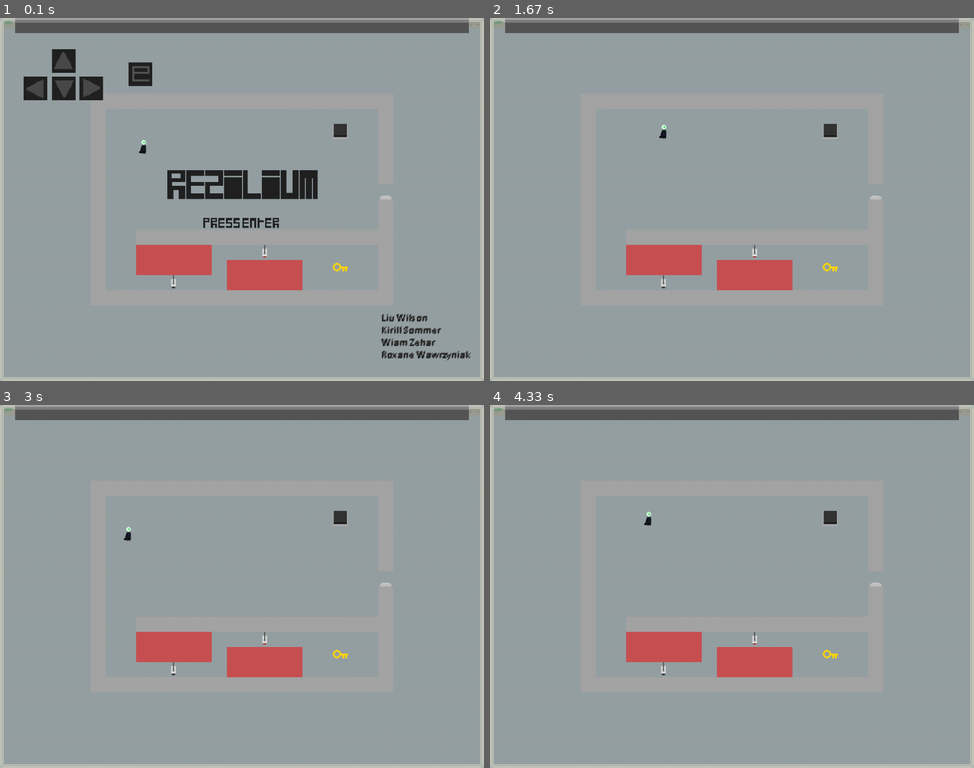
Above: before the commit, frames 1-4 (two rows, left to right).
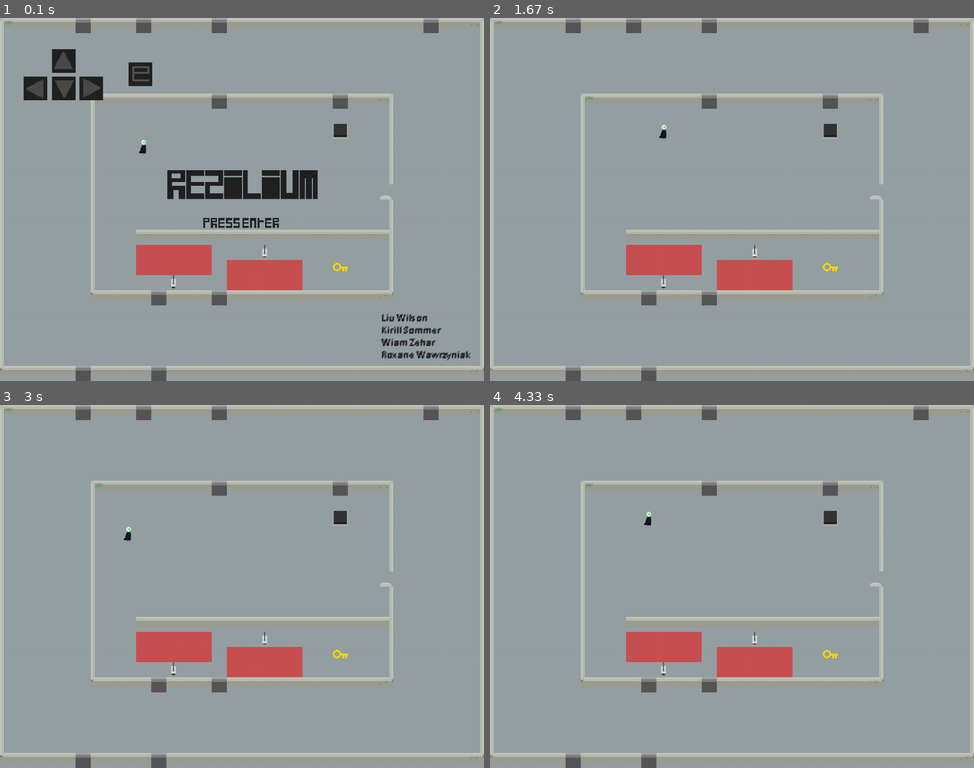
Above: after the commit, the same moments.

Repository: kikiloveyou-0/Rezilium
Game: pygame game, started from main.py
The game is run twice, just before and just after one commit, with the same random seed, the same clock (stepped at 60 frames per second) and the same inputs.
Inputs:
- Up to frame 1 (0.1 s): no input
- Up to frame 2 (1.67 s): tap Enter at 0.33 s; hold Right 0.67-1.13 s; hold Up 1.17-1.47 s; hold Right from 1.5 s (still down)
- Up to frame 3 (3 s): release Right at 1.97 s; hold Left 2-2.53 s; hold Down 2.57-2.87 s; hold Left from 2.9 s (still down)
- Up to frame 4 (4.33 s): release Left at 3.3 s; hold Up 3.33-3.7 s; hold Right from 3.73 s (still down)

The runs differ from the first frame. In frame 1, 7.5% of the frame differs, in the area x 0-100%, y 0-100%; in frame 2, 7.5%; in frame 3, 7.5%; in frame 4, 7.5%.

Commit message:
ajouts graphs

Diff:
--- a/level1.txt
+++ b/level1.txt
@@ -1,24 +1,24 @@
-wwwwwwwwwwwwwwwwwwwwwwwwwwwwwwww
-w..............................w
-w..............................w
-w..............................w
-w..............................w
-w.....wwwwwwwwwwwwwwwwwwww.....w
-w.....w..................w.....w
-w.....w...............l..w.....w
-w.....w..p...............w.....w
-w.....w..................w.....w
-w.....w..................w.....w
-w.....w..................d.....w
-w.....w..................w.....w
-w.....w..................w.....w
-w.....w..wwwwwwwwwwwwwwwww.....w
-w.....w..........2.......w.....w
-w.....w...............k..w.....w
-w.....w....8.............w.....w
-w.....wwwwwwwwwwwwwwwwwwww.....w
-w..............................w
-w..............................w
-w..............................w
-w..............................w
-wwwwwwwwwwwwwwwwwwwwwwwwwwwwwwww
+/wwwwawwwawwwwawwwwwwwwwwwwwaww+
+[..............................]
+[..............................]
+[..............................]
+[..............................]
+[...../wwwwwwwawwwwwwwaww+.....]
+[.....[..................].....]
+[.....[...............l..].....]
+[.....[..p...............].....]
+[.....[..................].....]
+[.....[..................].....]
+[.....[..................d.....]
+[.....[..................].....]
+[.....[..................].....]
+[.....[..wwwwwwwwwwwwwwww<.....]
+[.....[..........2.......].....]
+[.....[...............k..].....]
+[.....[....8.............].....]
+[.....{wwwawwwawwwwwwwwww}.....]
+[..............................]
+[..............................]
+[..............................]
+[..............................]
+{wwwwawwwwawwwwwwwwwwwwwwwwwwww}
--- a/main.py
+++ b/main.py
@@ -32,7 +32,7 @@
         for row, tiles in enumerate(self.mapData):
             for colone, tile in enumerate(tiles):
                 if tile == 'w':
-                    self.wall = Wall(self,colone, row)
+                    self.wall = Wall(self,colone, row, "w")
 
                 if tile == '8':
                     self.camera = Camera(self, colone, row, "up")
@@ -57,6 +57,24 @@
 
                 if tile == 'p':
                     self.player = Player(self, colone, row)
+                if tile == '[':
+                    self.wall = Wall(self,colone, row, "left")
+                if tile == ']':
+                    self.wall = Wall(self,colone, row, "right")
+                if tile == '/':
+                    self.wall = Wall(self,colone, row, "uleft")
+                if tile == '+':
+                    self.wall = Wall(self,colone, row, "uright")
+                if tile == '{':
+                    self.wall = Wall(self,colone, row, "dleft")
+                if tile == '}':
+                    self.wall = Wall(self,colone, row, "dright")
+                if tile == 'a':
+                    self.wall = Wall(self,colone, row, "alt")
+                if tile == '<':
+                    self.wall = Wall(self,colone, row, "inter1")
+                if tile == '>':
+                    self.wall = Wall(self,colone, row, "inter2")
 
         self.view1 = View(self, 9, 15)
         self.view2 = View(self, 15, 16)
@@ -76,7 +94,7 @@
         for row, tiles in enumerate(self.mapData):
             for colone, tile in enumerate(tiles):
                 if tile == 'w':
-                    self.wall = Wall(self,colone, row)
+                    self.wall = Wall(self,colone, row, "w")
 
                 if tile == '8':
                     self.camera = Camera(self, colone, row, "up")
@@ -101,6 +119,24 @@
 
                 if tile == 'p':
                     self.player = Player(self, colone, row)
+                if tile == '[':
+                    self.wall = Wall(self,colone, row, "left")
+                if tile == ']':
+                    self.wall = Wall(self,colone, row, "right")
+                if tile == '/':
+                    self.wall = Wall(self,colone, row, "uleft")
+                if tile == '+':
+                    self.wall = Wall(self,colone, row, "uright")
+                if tile == '{':
+                    self.wall = Wall(self,colone, row, "dleft")
+                if tile == '}':
+                    self.wall = Wall(self,colone, row, "dright")
+                if tile == 'a':
+                    self.wall = Wall(self,colone, row, "alt")
+                if tile == '<':
+                    self.wall = Wall(self,colone, row, "inter1")
+                if tile == '>':
+                    self.wall = Wall(self,colone, row, "inter2")
 
         self.view1 = View(self, 9, 15)
         self.view2 = View(self, 15, 16)
@@ -210,7 +246,7 @@
         if self.plaque.x == self.player.x and self.plaque.y == self.player.y:
             print("plaque pressé")
             self.activationCamera = False
-            self.plaque.image = pygame.image.load('sprites\plaques\plaque_pressé.png').convert_alpha()
+            self.plaque.image = pygame.image.load('sprites/plaques/plaque_non_pressé.png').convert_alpha()
 
 
     def desactivateCameras(self):
--- a/sprites.py
+++ b/sprites.py
@@ -108,53 +108,46 @@
         self.rect.y = self.y * TILESIZE
 
 class Wall(pygame.sprite.Sprite):
-    def __init__(self, game, x, y):
+    def __init__(self, game, x, y, wfacing):
         self.game = game
         self.groups = game.allSprites, game.walls
         pygame.sprite.Sprite.__init__(self, self.groups)
         self.game = game
-        self.image = pygame.image.load('sprites/wall.png')
+        self.Wallfacing = wfacing
+        self.image = pygame.image.load('Tiles/images/Wallref.png')
         self.rect = self.image.get_rect()
         self.x = x
         self.y = y
         self.rect.x = x * TILESIZE
         self.rect.y = y * TILESIZE
-        if self.x == 0:
-            if self.y == 0:
-                self.image = pygame.image.load('sprites/murs/mur_upleft.png')
-            elif self.y > ((HEIGHT / TILESIZE)-2):
-                self.image = pygame.image.load('sprites/murs/mur_downleft.png')
-            else:
-                self.image = pygame.image.load('sprites/murs/mur_left.png')
-        elif self.y == 0:
-            if self.x == 0:
-                self.image = pygame.image.load('sprites/murs/mur_upleft.png')
-            elif self.x > ((WIDTH / TILESIZE)-2):
-                self.image = pygame.image.load('sprites/murs/mur_upright.png')
-            else:
-                self.image = pygame.image.load('sprites/murs/mur_up.png')
-        elif self.x > ((WIDTH / TILESIZE)-2):
-            if self.y == 0:
-                self.image = pygame.image.load('sprites/murs/mur_upleft.png')
-            elif self.y > ((HEIGHT / TILESIZE)-2):
-                self.image = pygame.image.load('sprites/murs/mur_downright.png')
-            else:
-                self.image = pygame.image.load('sprites/murs/mur_right.png')
-        elif self.y > ((HEIGHT / TILESIZE)-2):
-            if self.x == 0:
-                self.image = pygame.image.load('sprites/murs/mur_downleft.png')
-            elif self.x > ((WIDTH / TILESIZE)-2):
-                self.image = pygame.image.load('sprites/murs/mur_downright.png')
-            else:
-                self.image = pygame.image.load('sprites/murs/mur_down.png')
-        else:
-            self.image.fill((165,165,165))
+        if self.Wallfacing == "up":
+            self.image = pygame.image.load('Tiles/images/Wallref.png').convert_alpha()
+        elif self.Wallfacing == "right":
+            self.image = pygame.image.load('sprites/murs/mur_right.png').convert_alpha()
+        elif self.Wallfacing == "left":
+            self.image = pygame.image.load('sprites/murs/mur_left.png').convert_alpha()
+        elif self.Wallfacing == "uright":
+            self.image = pygame.image.load('sprites/murs/mur_upright.png').convert_alpha()
+        elif self.Wallfacing == "uleft":
+            self.image = pygame.image.load('sprites/murs/mur_upleft.png').convert_alpha()
+        elif self.Wallfacing == "dright":
+            self.image = pygame.image.load('Tiles/images/mur_downright1.png').convert_alpha()
+        elif self.Wallfacing == "dleft":
+            self.image = pygame.image.load('Tiles/images/mur_downleft1.png').convert_alpha()
+        elif self.Wallfacing == "alt":
+            self.image = pygame.image.load('sprites/murs/mur_up.png').convert_alpha()
+        elif self.Wallfacing == "inter1":
+            self.image = pygame.image.load('Tiles/images/mur_inter.png').convert_alpha()
+        elif self.Wallfacing == "inter2":
+            self.image = pygame.image.load('Tiles/images/mur_inter2.png').convert_alpha()
+
+
 
 class Titre(pygame.sprite.Sprite):
     def __init__(self, game, x, y,):
         self.groups = game.allSprites
         pygame.sprite.Sprite.__init__(self, self.groups)
-        self.image = pygame.image.load('sprites\menue\zgegos.png').convert_alpha()
+        self.image = pygame.image.load('sprites/menue/zgegos.png').convert_alpha()
         self.rect = self.image.get_rect()
         self.x = x
         self.y = y
@@ -167,7 +160,7 @@
     def __init__(self, game, x, y,):
         self.groups = game.allSprites
         pygame.sprite.Sprite.__init__(self, self.groups)
-        self.image = pygame.image.load('sprites\menue\zgegis.png').convert_alpha()
+        self.image = pygame.image.load('sprites/menue/zgegis.png').convert_alpha()
         self.rect = self.image.get_rect()
         self.x = x
         self.y = y
@@ -180,7 +173,7 @@
     def __init__(self, game, x, y,):
         self.groups = game.allSprites
         pygame.sprite.Sprite.__init__(self, self.groups)
-        self.image = pygame.image.load('sprites\menue\zgegas.png').convert_alpha()
+        self.image = pygame.image.load('sprites/menue/zgegas.png').convert_alpha()
         self.rect = self.image.get_rect()
         self.x = x
         self.y = y
@@ -193,7 +186,7 @@
     def __init__(self, game, x, y,):
         self.groups = game.allSprites
         pygame.sprite.Sprite.__init__(self, self.groups)
-        self.image = pygame.image.load('sprites\menue\zgegons.png').convert_alpha()
+        self.image = pygame.image.load('sprites/menue/zgegons.png').convert_alpha()
         self.rect = self.image.get_rect()
         self.x = x
         self.y = y
@@ -206,7 +199,7 @@
     def __init__(self, game, x, y,):
         self.groups = game.allSprites
         pygame.sprite.Sprite.__init__(self, self.groups)
-        self.image = pygame.image.load('sprites\menue\zgegus.png').convert_alpha()
+        self.image = pygame.image.load('sprites/menue/zgegus.png').convert_alpha()
         self.rect = self.image.get_rect()
         self.x = x
         self.y = y
@@ -220,11 +213,11 @@
         self.groups = game.allSprites
         self.game = game
         pygame.sprite.Sprite.__init__(self, self.groups)
-        self.image = pygame.image.load('sprites\plaques\plaque_non_pressé.png').convert_alpha()
-        self.rect = self.image.get_rect()
-        self.x = x
-        self.y = y
-
-    def update(self):
-        self.rect.x = self.x * TILESIZE
-        self.rect.y = self.y * TILESIZE
+        self.image = pygame.image.load('sprites/plaques/plaque_non_pressé.png').convert_alpha()
+        self.rect = self.image.get_rect()
+        self.x = x
+        self.y = y
+
+    def update(self):
+        self.rect.x = self.x * TILESIZE
+        self.rect.y = self.y * TILESIZE
Binary file changed: Tiles/images/Tilemap_01.png
Binary file added: Tiles/images/Tilemap_02.png
Binary file changed: Tiles/images/Tilemap_03.png
Binary file changed: Tiles/images/Tilemap_04.png
Binary file changed: Tiles/images/Tilemap_05.png
Binary file added: Tiles/images/Tilemap_06.png
Binary file changed: Tiles/images/Tilemap_07.png
Binary file changed: Tiles/images/Tilemap_08.png
Binary file changed: Tiles/images/Tilemap_09.png
Binary file changed: Tiles/images/Tilemap_10.png
Binary file changed: Tiles/images/Tilemap_11.png
Binary file added: Tiles/images/Tilemap_12.png
(and 19 more such lines)
